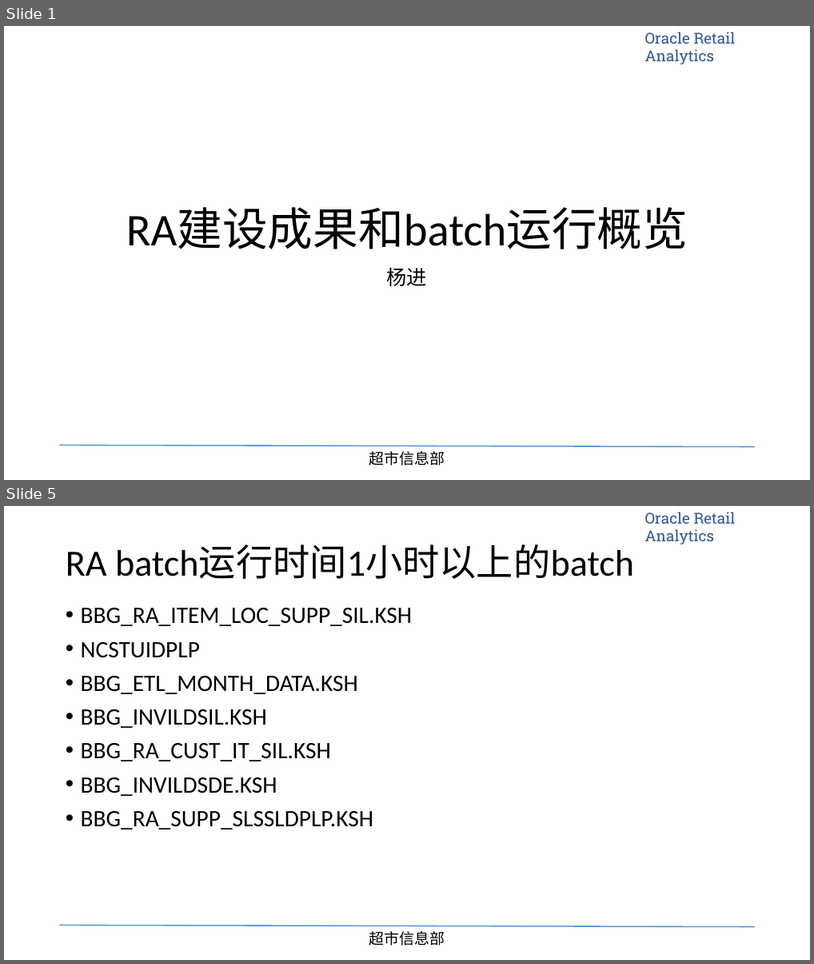
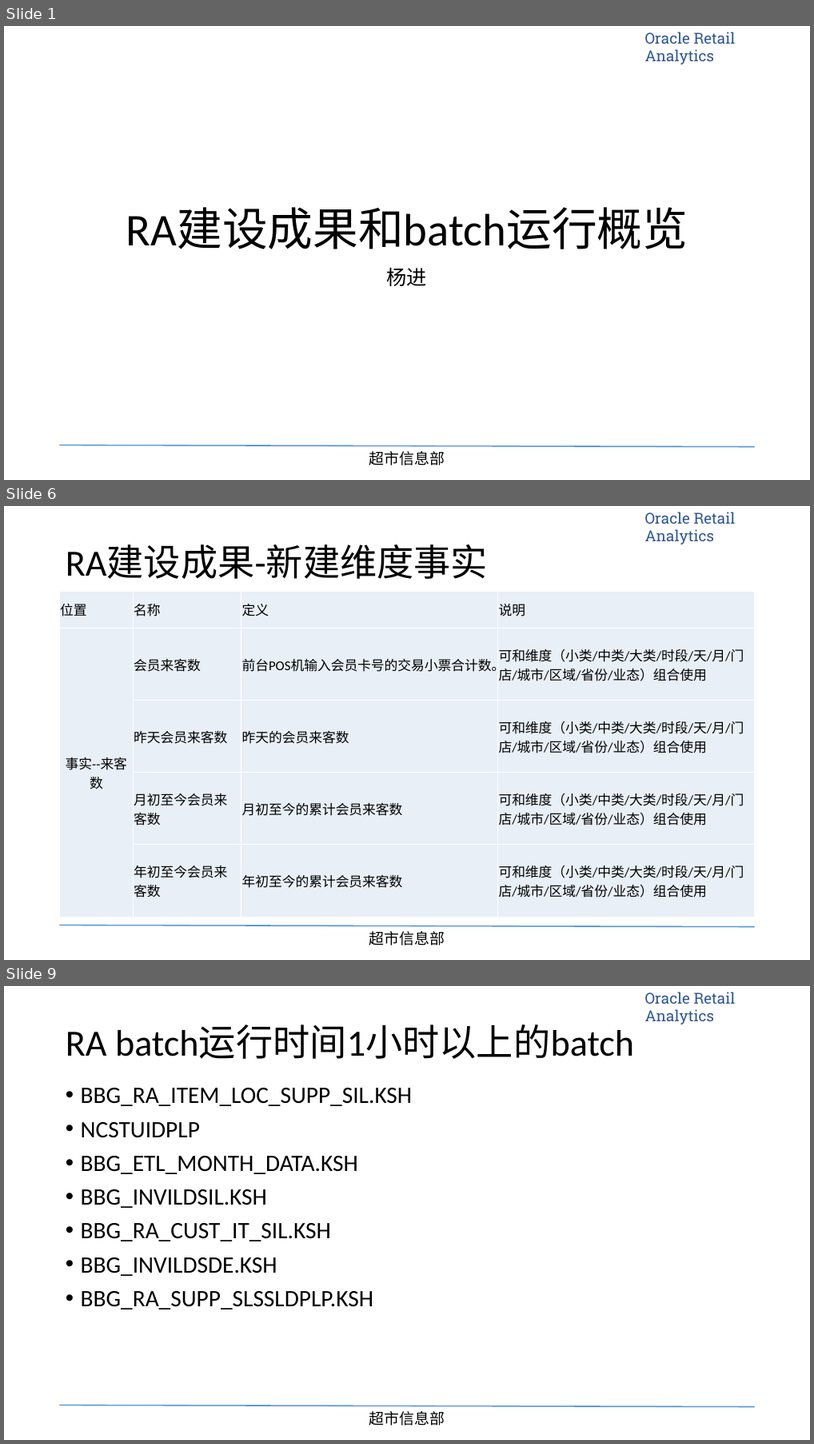
Before and after one commit to tigeryangjin/BBG, a slide deck: 软维组日常工作记录跟踪表/RA建设成果和batch运行情况-20150929.pptx. Shown one above the other, each under a label of ours: slides 1 and 5 before the commit, slides 1, 6 and 9 after it; the slides between them are not shown. The pictures are 814x964 and 814x1444 pixels, drawn with LibreOffice and Linux fonts; fonts in the diff are those of the drawing; background and template pictures are left out. Boxes give left, top, right and bottom in pixels: in the first picture for what was removed or moved away, otherwise in the second. Text is boxed around its words. In the diff, an @@ line names an element or a change of style, - is before the commit and + after.

```diff
--- a/软维组日常工作记录跟踪表/RA建设成果和batch运行情况-20150929.pptx
+++ b/软维组日常工作记录跟踪表/RA建设成果和batch运行情况-20150929.pptx
@@ slide 6 added at (4,506,810,960), background #FFFFFF; not listed: 3 template elements that a slide beside it also shows @@
@@ title added at (66,544,488,579), 44 pt, text #000000 @@
+RA建设成果-新建维度事实
@@ table added at (60,591,754,916), 5 rows, 4 columns @@
+位置 | 名称 | 定义 | 说明
+事实--来客数 | 会员来客数 | 前台POS机输入会员卡号的交易小票合计数。 | 可和维度（小类/中类/大类/时段/天/月/门店/城市/区域/省份/业态）组合使用
+ | 昨天会员来客数 | 昨天的会员来客数 | 可和维度（小类/中类/大类/时段/天/月/门店/城市/区域/省份/业态）组合使用
+ | 月初至今会员来客数 | 月初至今的累计会员来客数 | 可和维度（小类/中类/大类/时段/天/月/门店/城市/区域/省份/业态）组合使用
+ | 年初至今会员来客数 | 年初至今的累计会员来客数 | 可和维度（小类/中类/大类/时段/天/月/门店/城市/区域/省份/业态）组合使用
@@ what was slide 5 is now slide 9 @@
```
Also in this commit, not shown: 3 slides changed, 5 other slides added, 1 slide removed, 12 other files.
